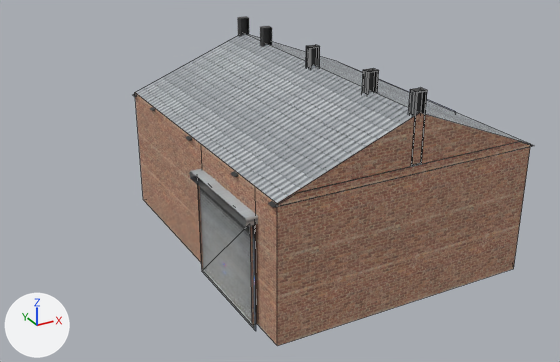
What one commit did to the FBX model GameStudioTwo/Assets/Models/BattleScene01/FBX/BattleScene01.FBX.
One viewpoint serves both versions: a camera (50 mm lens) standing at (-12.1, -19.59, 11.76) and looking at (-1.18, 0.25, 1.84). The lights are fixed; the arrows at lower left show +X, +Y and +Z. Mesh edges are drawn as thin lines on the coarser meshes. Where no turn or scale is listed for an object, it has been applied to the vertices.
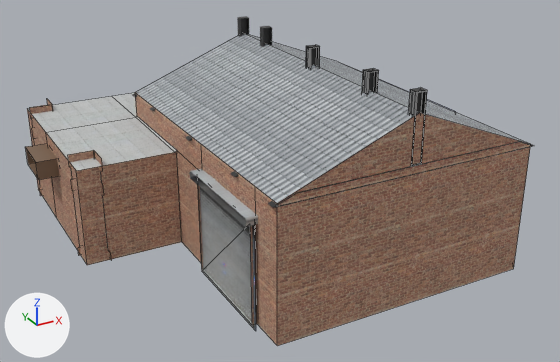
Location of each change, (x1, y1, x2, y2) in pixels of the pictures (560 x 362 px):
'Box001', reshaped (27% wider)
    before: (135, 34, 531, 346)
    after: (27, 34, 531, 346)
'DangerSign', added (brown)
    after: (25, 144, 59, 180)
'Pillar002', added
    after: (68, 150, 112, 260)
    faces in mat_material__62 (picture img_bricksmallbrown0261_2_s_jpg): (68, 150, 112, 260)
'Pillar01', added
    after: (30, 99, 53, 196)
    faces in mat_material__62 (picture img_bricksmallbrown0261_2_s_jpg): (30, 99, 53, 196)
part 1 of me_mesh, built on
    before: (135, 93, 202, 262)
    after: (27, 93, 202, 265)

The change, as a diff of the scene's bpy script:
```diff
--- a/GameStudioTwo/Assets/Models/BattleScene01/FBX/BattleScene01.FBX.py
+++ b/GameStudioTwo/Assets/Models/BattleScene01/FBX/BattleScene01.FBX.py
@@ img_dangersign_jpg @@
+img_dangersign_jpg = load_image('DangerSign.jpg', '../../../Textures/Misc/DangerSign.jpg', 1024, 392, 'sRGB')
@@ mat_material__96 @@
+mat_material__96 = principled_material('Material #96')
+mat_material__96.base_color = (0.2, 0.125, 0.0784)  # brown #7c634f
+mat_material__96.roughness = 0.508
@@ mat_material__95 @@
+mat_material__95 = principled_material('Material #95')
+mat_material__95.texture = img_dangersign_jpg
+mat_material__95.roughness = 0.859
@@ me_mesh @@
 # used by ob_box001; location = (-0.21, -0.17, 0.0)
-me_mesh.from_pydata(...)  # 65 vertices, 52 faces; spans x -4.17..4.1, y -5.0..5.0, z 0.0..5.57
+me_mesh.from_pydata(...)  # 84 vertices, 69 faces; spans x -7.1..4.1, y -5.0..7.76, z 0.0..5.57
+# me_mesh part 1
+# 4 faces are deleted
+# 19 vertices are added at x -7.1..4.1, y 1.31..7.76, z 0.0..3.16
+# 9 new faces join them, mat_material__77 (picture img_concretenew_jpg)
+# 12 new faces join them, mat_material__62 (picture img_bricksmallbrown0261_2_s_jpg)
 me_mesh.materials.append(mat_01___default)
@@ me_mesh_046 @@
+me_mesh_046.from_pydata(...)  # 28 vertices, 25 faces; spans x -0.39..0.36, y -0.76..0.76, z -0.03..0.59
+# faces by material slot: [5, 20]
+me_mesh_046.materials.append(mat_material__95)  # picture img_dangersign_jpg
+me_mesh_046.materials.append(mat_material__96)  # brown #7c634f
@@ me_mesh_044 @@
+me_mesh_044.from_pydata(...)  # 40 vertices, 27 faces; spans x -0.4..0.41, y -0.41..0.4, z 0.0..3.35
+# faces by material slot: [21, 6]
+me_mesh_044.materials.append(mat_material__62)  # picture img_bricksmallbrown0261_2_s_jpg
+me_mesh_044.materials.append(mat_material__77)  # picture img_concretenew_jpg
@@ me_mesh_045 @@
+me_mesh_045.from_pydata(...)  # 40 vertices, 27 faces; spans x -0.4..0.41, y -0.4..0.41, z 0.0..3.35
+# faces by material slot: [21, 6]
+me_mesh_045.materials.append(mat_material__62)  # picture img_bricksmallbrown0261_2_s_jpg
+me_mesh_045.materials.append(mat_material__77)  # picture img_concretenew_jpg
@@ ob_dangersign @@
+ob_dangersign = bpy.data.objects.new('DangerSign', me_mesh_046)
+ob_dangersign.location = (-7.58, 4.33, 2.06)
@@ ob_pillar01 @@
+ob_pillar01 = bpy.data.objects.new('Pillar01', me_mesh_044)
+ob_pillar01.location = (-6.98, 7.34, 0.0)
@@ ob_pillar002 @@
+ob_pillar002 = bpy.data.objects.new('Pillar002', me_mesh_045)
+ob_pillar002.location = (-6.98, 1.5, 0.0)
```
